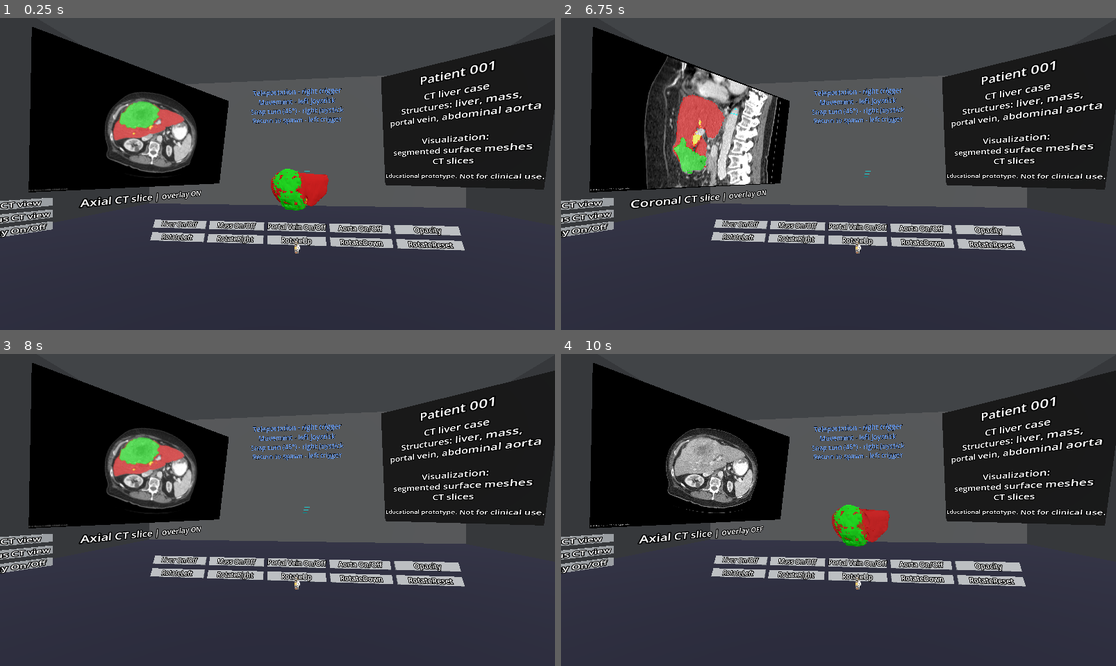
Above: before the commit, frames 1-4 (two rows, left to right).
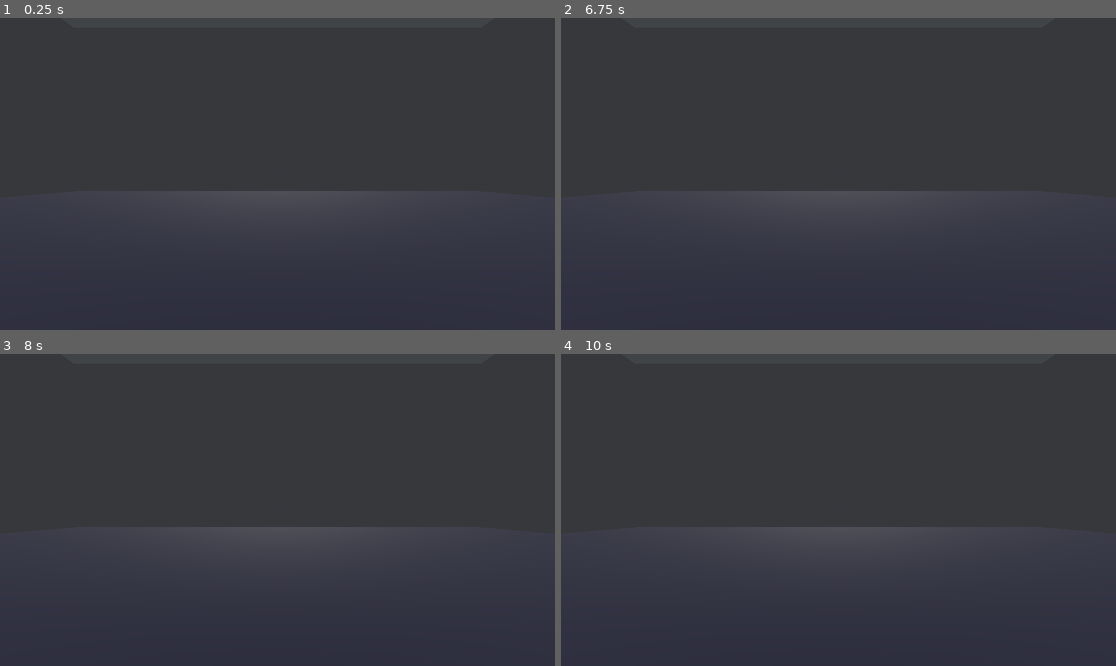
Above: after the commit, the same moments.

Repository: marcelbiezunski/imhotep-vr-biomed
Game: Godot game, scene res://node_3d.tscn
The game is run twice, just before and just after one commit, with the same random seed, the same clock (stepped at 60 frames per second) and the same inputs.
Inputs:
- Up to frame 1 (0.25 s): no input
- Up to frame 2 (6.75 s): tap Enter (ui_accept) at 0.5, 0.77, 1.25, 1.52, 2, 2.75, 3.02, 3.5, 3.77, 4.25, 4.52, 6.02 s; hold W 0.53-1.28 s; tap 1 at 0.6 s; hold S 1.28-2.03 s; tap 2 at 1.35 s; hold W 2.03-3.53 s; tap 3 at 2.1 s; tap 4 at 2.85 s; hold A 3.53-5.03 s; tap 5 at 3.6 s; tap Q at 4.35 s; hold S 5.03-5.78 s; tap E at 5.1 s; hold W from 5.78 s (still down); tap R at 5.85 s; tap N at 6.6 s
- Up to frame 3 (8 s): keep holding W; tap Enter (ui_accept) at 6.77, 7.52 s; tap B at 7.35 s
- Up to frame 4 (10 s): release W at 8.03 s; hold S 8.03-8.78 s; tap Y at 8.1 s; hold A 8.78-9.53 s; tap L at 8.85 s; tap Enter (ui_accept) at 9.02, 9.77 s; hold W from 9.53 s (still down); tap M at 9.6 s

The runs differ from the first frame. In frame 1, 41% of the frame differs, in the area x 0-100%, y 2-76%; in frame 2, 40%; in frame 3, 41%; in frame 4, 41%.

Commit message:
changed hands

Diff:
--- a/godot_vr_app/node_3d.tscn
+++ b/godot_vr_app/node_3d.tscn
@@ -3,8 +3,6 @@
 [ext_resource type="Script" uid="uid://dc1lu38185dod" path="res://node_3d.gd" id="1_61lph"]
 [ext_resource type="Script" uid="uid://78gjb1wfvmat" path="res://Player.gd" id="2_r3fl7"]
 [ext_resource type="Script" uid="uid://dcmakcalqcv6a" path="res://teleport.gd" id="3_a0tk4"]
-[ext_resource type="PackedScene" uid="uid://buqa2sxg7pvoi" path="res://assets/models/futuristic_laser_gun.glb" id="5_jka67"]
-[ext_resource type="PackedScene" uid="uid://badmtg5gm1ecu" path="res://assets/models/robotic_hand.glb" id="5_jsk3o"]
 [ext_resource type="PackedScene" uid="uid://bmyxyt3qi5sto" path="res://patient_001.tscn" id="7_wc5p8"]
 [ext_resource type="Script" uid="uid://br0uv14rk5h6t" path="res://tool_palette.gd" id="8_4arys"]
 [ext_resource type="PackedScene" uid="uid://c8ne202fstl5c" path="res://button_3d.tscn" id="9_6iypd"]
@@ -60,9 +58,18 @@
 radius = 0.25
 height = 1.6
 
+[sub_resource type="StandardMaterial3D" id="StandardMaterial3D_imku0"]
+albedo_color = Color(0.38170326, 0.38170323, 0.38170323, 1)
+
 [sub_resource type="SphereMesh" id="SphereMesh_noarx"]
+radius = 0.1
+height = 0.2
+
+[sub_resource type="StandardMaterial3D" id="StandardMaterial3D_wlxy5"]
+albedo_color = Color(0.38039216, 0.38039216, 0.38039216, 1)
 
 [sub_resource type="BoxMesh" id="BoxMesh_a0tk4"]
+size = Vector3(0.2, 0.2, 0.2)
 
 [sub_resource type="StandardMaterial3D" id="StandardMaterial3D_wc5p8"]
 albedo_color = Color(0.16048115, 0.2714348, 0.9870052, 1)
@@ -197,11 +204,8 @@
 
 [node name="MeshInstance3D" type="MeshInstance3D" parent="Player/XROrigin3D/LeftController"]
 transform = Transform3D(0.99999994, 0, 0, 0, 0.99999994, 0, 0, 0, 1, 0, 0, 0)
-visible = false
+material_override = SubResource("StandardMaterial3D_imku0")
 mesh = SubResource("SphereMesh_noarx")
-
-[node name="Sketchfab_Scene2" parent="Player/XROrigin3D/LeftController" instance=ExtResource("5_jsk3o")]
-transform = Transform3D(-1.7484555e-09, 0.04, 0, -0.010352762, -4.5253365e-10, 0.03863703, 0.03863703, 1.6888784e-09, 0.010352762, 0.13, 0.06, 0)
 
 [node name="RightController" type="XRController3D" parent="Player/XROrigin3D"]
 tracker = &"right_hand"
@@ -209,11 +213,8 @@
 
 [node name="MeshInstance3D" type="MeshInstance3D" parent="Player/XROrigin3D/RightController"]
 transform = Transform3D(0.99999994, 0, 0, 0, 0.99999994, 0, 0, 0, 1, 0, 0, 0)
-visible = false
+material_override = SubResource("StandardMaterial3D_wlxy5")
 mesh = SubResource("BoxMesh_a0tk4")
-
-[node name="Sketchfab_Scene2" parent="Player/XROrigin3D/RightController" instance=ExtResource("5_jka67")]
-transform = Transform3D(-0.19696155, 0.034729637, -1.7484556e-08, 0.034729637, 0.19696155, 0, 1.7218925e-08, -3.0361613e-09, -0.2, 0, 0.04, 0)
 
 [node name="TeleportRay" type="RayCast3D" parent="Player/XROrigin3D/RightController"]
 target_position = Vector3(0, 0, -10)
@@ -342,7 +343,7 @@
 text = "Educational prototype. Not for clinical use."
 
 [node name="DebugCamera" type="Camera3D" parent="."]
-transform = Transform3D(-0.99572456, 0, -0.092370644, 0, 1, 0, 0.09237064, 0, -0.9957247, 0, 2, -3)
-current = true
+transform = Transform3D(-0.86339545, 0, -0.50452757, 0, 1, 0, 0.5045275, 0, -0.8633956, 0, 2, -2)
+visible = false
 
 [connection signal="button_released" from="Player/XROrigin3D/RightController" to="Player/XROrigin3D/RightController" method="_on_right_controller_button_released"]
Not shown, changed: docs/index.html
Not shown, changed: docs/index.pck
